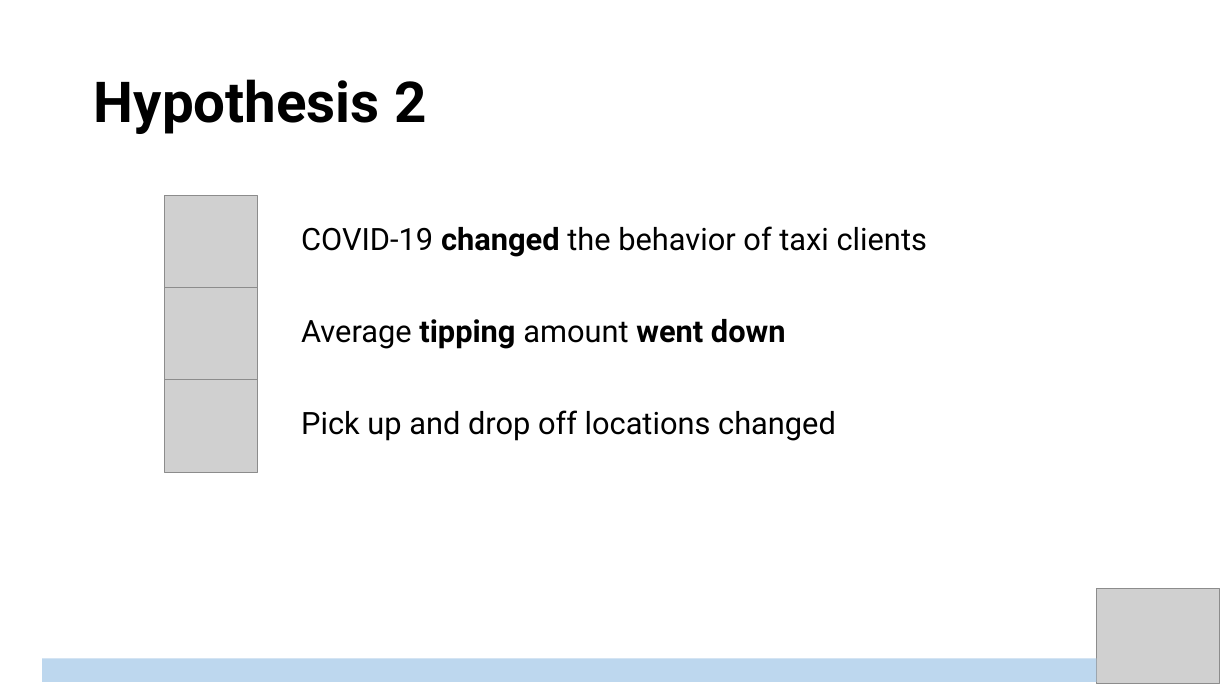
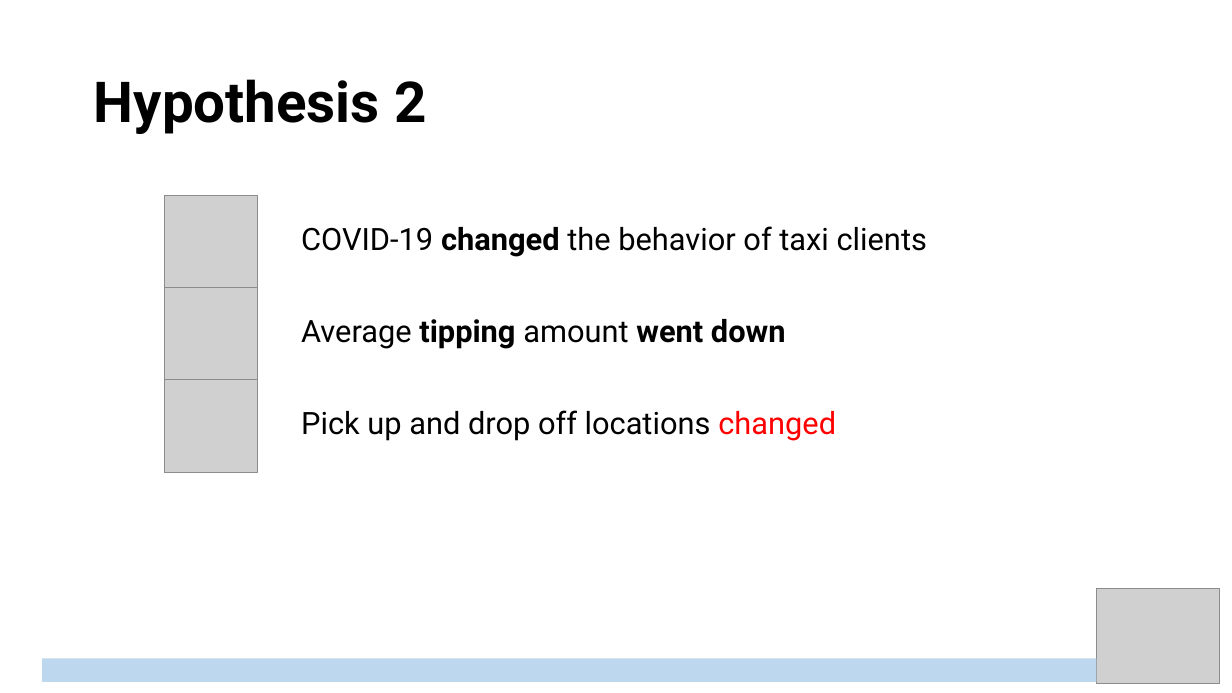
Before and after one commit to OleksiyAnokhin/UChicago-COVID-Hackathon, a slide deck: slide 15 of Presentation.pptx. Drawn at 1232x693 pixels with LibreOffice and Linux fonts; fonts in the diff are those of the drawing; grey boxes stand for pictures. Boxes give left, top, right and bottom in pixels: in the first picture for what was removed or moved away, otherwise in the second. Text is boxed around its words. In the diff, an @@ line names an element or a change of style, - is before the commit and + after.

```diff
--- a/Presentation.pptx
+++ b/Presentation.pptx
@@ text at (301, 410, 836, 441): text colour #000000 to #FF0000 in "changed" @@
```
Also in this commit, not shown: 7 other slides changed, 1 other file.
